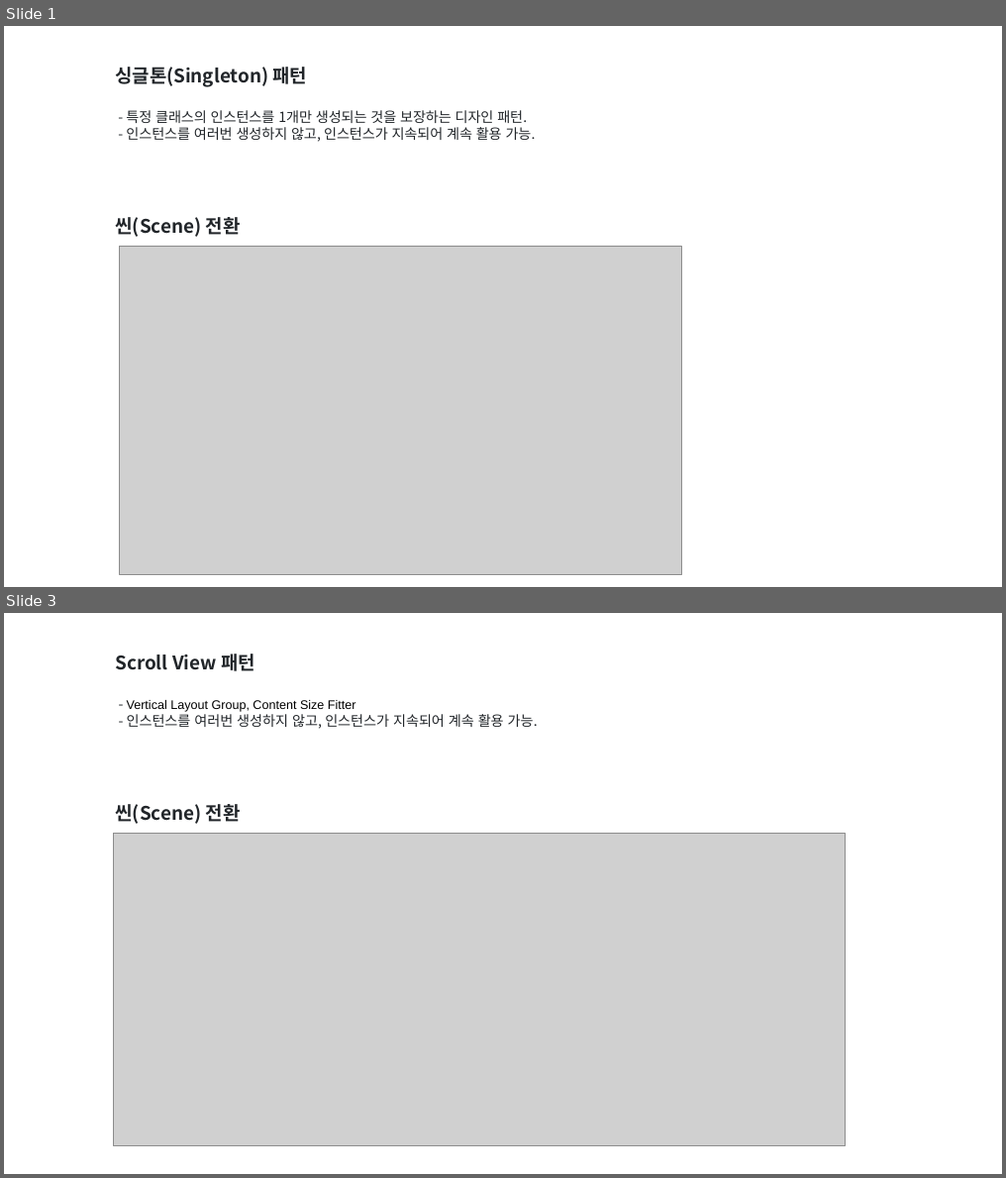
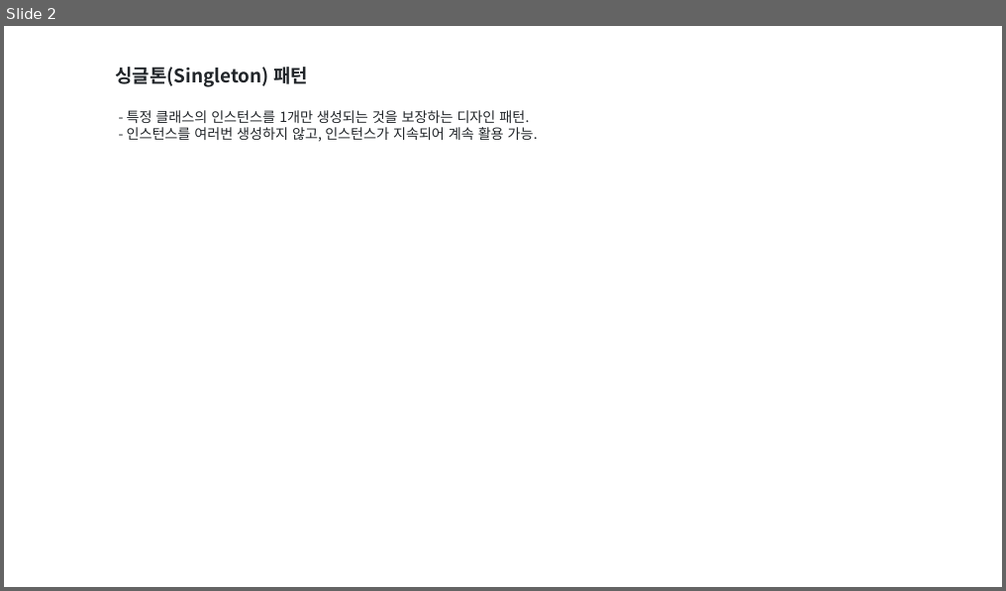
Before and after one commit to SangGyu-Lim/2025_study_lecture, a slide deck: client/lecture/2주차.pptx. Shown one above the other, each under a label of ours: slides 1 and 3 before the commit, slide 2 after it; the slides between them are not shown. The pictures are 1006x1178 and 1006x591 pixels, drawn with LibreOffice and Linux fonts; fonts in the diff are those of the drawing; grey boxes stand for pictures. Boxes give left, top, right and bottom in pixels: in the first picture for what was removed or moved away, otherwise in the second. Text is boxed around its words. In the diff, an @@ line names an element or a change of style, - is before the commit and + after.

```diff
--- a/client/lecture/2주차.pptx
+++ b/client/lecture/2주차.pptx
@@ slide 3 removed at [4, 613, 1002, 1174], background #FFFFFF @@
@@ rectangle removed at [108, 647, 717, 756] @@
-Scroll View 패턴
-- Vertical Layout Group, Content Size Fitter
-- 인스턴스를 여러번 생성하지 않고, 인스턴스가 지속되어 계속 활용 가능.
@@ rectangle removed at [108, 798, 717, 868] @@
-씬(Scene) 전환
@@ picture removed at [114, 833, 846, 1146] @@
@@ what was slide 1 is now slide 2 @@
@@ slide 2 changed as well @@
@@ rectangle "싱글톤(Singleton) 패턴" at [108, 60, 717, 192]: letter spacing -0.1 to 0 pt @@
@@ rectangle removed at [108, 211, 717, 280] @@
-씬(Scene) 전환
@@ picture removed at [119, 246, 681, 574] @@
```
Also in this commit, not shown: 1 slide added, 2 other slides removed.
